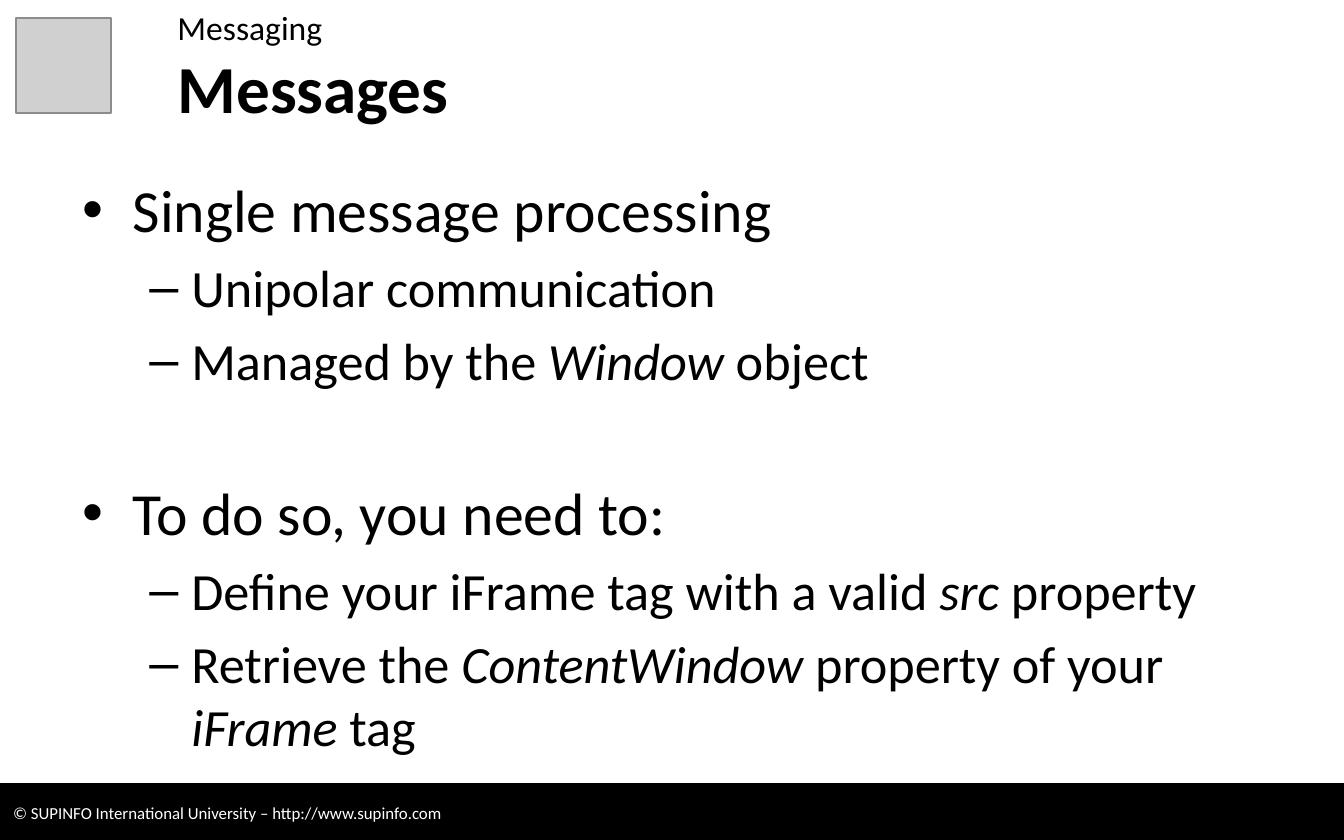
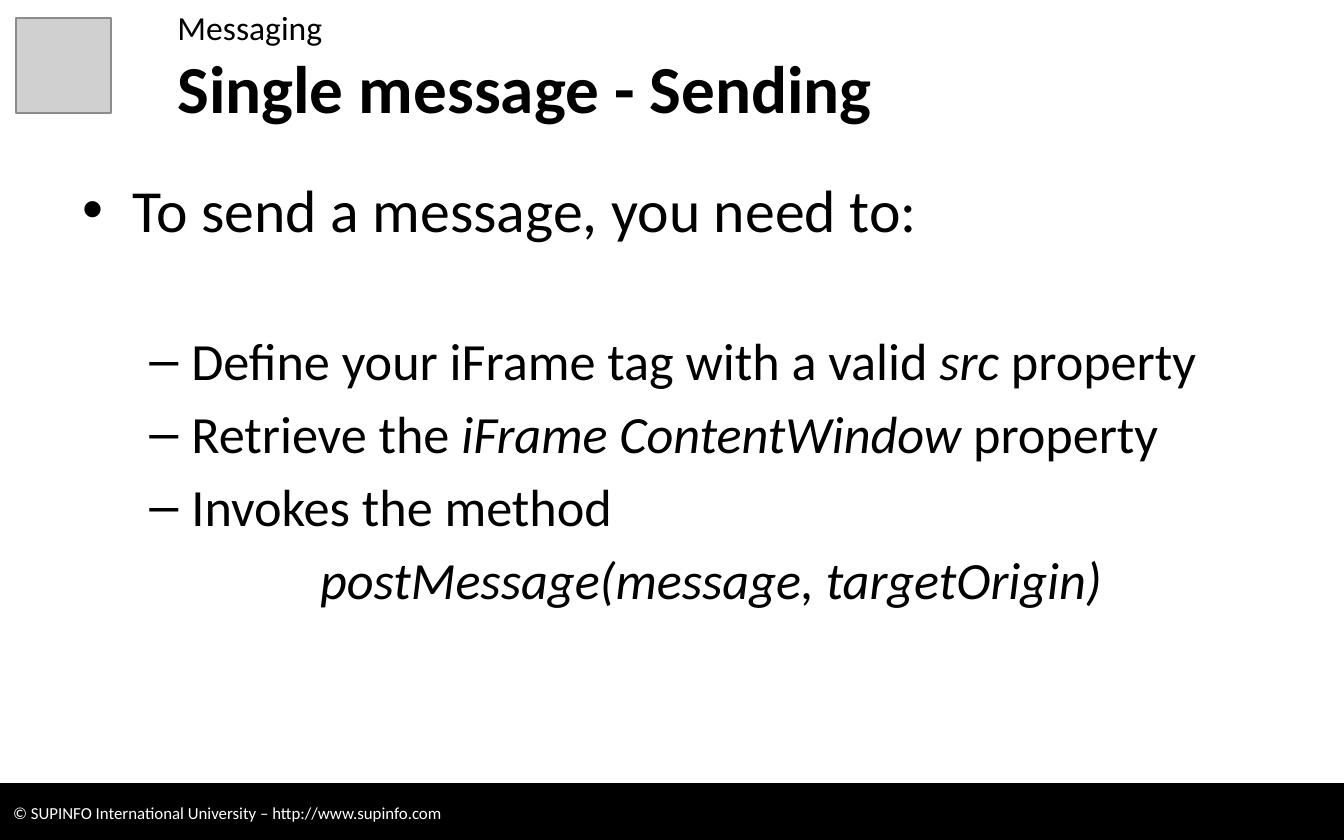
Before and after one commit to CodeCourses/3WEB, a slide deck: slide 7 of 05 - HTML5 - New APIs 1 [RC without Labs].pptx (slide 41 before the commit). Drawn at 1344x840 pixels with LibreOffice and Linux fonts; fonts in the diff are those of the drawing; grey boxes stand for pictures; background and template pictures are left out. Boxes give left, top, right and bottom in pixels: in the first picture for what was removed or moved away, otherwise in the second. Text is boxed around its words. In the diff, an @@ line names an element or a change of style, - is before the commit and + after.

```diff
--- a/05 - HTML5 - New APIs 1 [RC without Labs].pptx
+++ b/05 - HTML5 - New APIs 1 [RC without Labs].pptx
@@ title at <box>177,66,872,125</box>: text changed @@
-Messages
+Single message - Sending
@@ text at <box>133,190,917,243</box>: text changed; size 28 to 32 pt @@
-• Single message processing
-  – Unipolar communication
-  – Managed by the Window object
-• To do so, you need to:
+• To send a message, you need to:
@@ text at <box>191,416,1158,608</box>: text changed; italic on @@
-  – Retrieve the ContentWindow property of your iFrame tag
+  – Retrieve the iFrame ContentWindow property
+  – Invokes the method
+  postMessage(message, targetOrigin)
```
Also in this commit, not shown: 10 other slides changed, 14 slides added, 1 slide removed, 9 other files.
